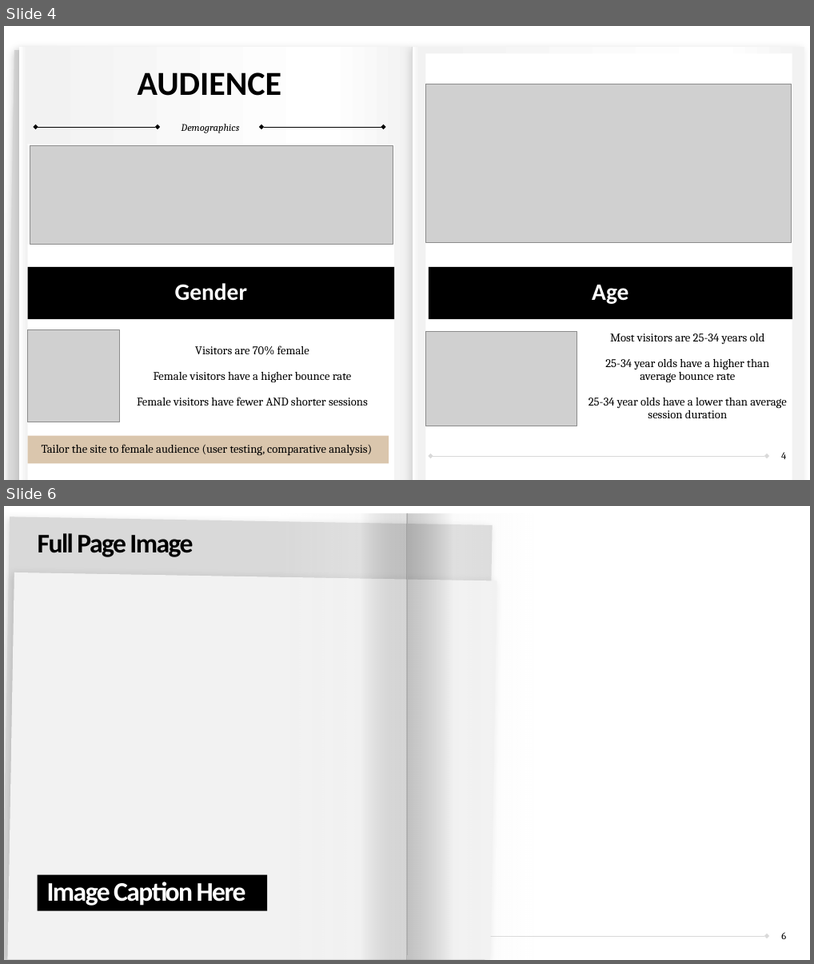
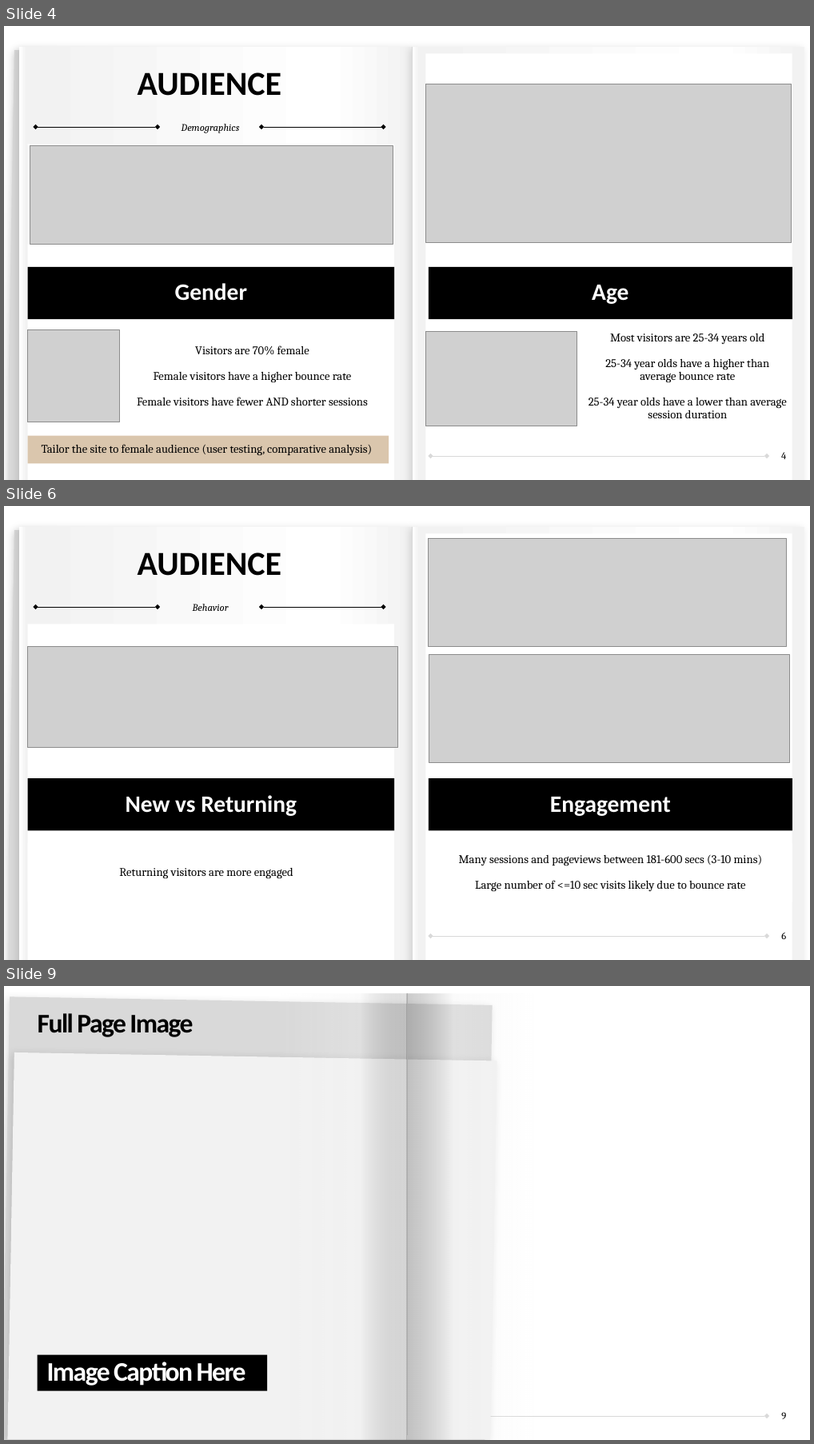
Before and after one commit to sibineejokela/Google_Analytics, a slide deck: Google_Analytics_ZJPhotography.pptx. Shown one above the other, each under a label of ours: slides 4 and 6 before the commit, slides 4, 6 and 9 after it; the slides between them are not shown. The pictures are 814x964 and 814x1444 pixels, drawn with LibreOffice and Linux fonts; fonts in the diff are those of the drawing; grey boxes stand for pictures. Boxes give left, top, right and bottom in pixels: in the first picture for what was removed or moved away, otherwise in the second. Text is boxed around its words. In the diff, an @@ line names an element or a change of style, - is before the commit and + after.

Commit message:
added first draft details for audience

```diff
--- a/Google_Analytics_ZJPhotography.pptx
+++ b/Google_Analytics_ZJPhotography.pptx
@@ slide 6 added at <box>4,506,810,960</box>, background #FFFFFF; not listed: 10 template elements that a slide beside it also shows @@
@@ freeform shape added at <box>7,530,498,960</box>, fill #D9D9D9, 18 pt, text #FFFFFF @@
+23
@@ text added at <box>138,552,282,576</box>, 40 pt, text #000000, bold @@
+AUDIENCE
@@ picture added at <box>429,539,787,646</box> @@
@@ text added at <box>193,604,229,611</box>, 12 pt, text #000000, italic @@
+Behavior
@@ picture added at <box>27,646,398,748</box> @@
@@ picture added at <box>430,654,790,763</box> @@
@@ text added at <box>27,778,394,830</box>, fill #000000, 28 pt, text #FFFFFF, bold @@
+New vs Returning
@@ text added at <box>429,778,793,830</box>, fill #000000, 28 pt, text #FFFFFF, bold @@
+Engagement
@@ text added at <box>459,854,763,892</box>, 14 pt, text #000000 @@
+Many sessions and pageviews between 181-600 secs (3-10 mins)
+Large number of <=10 sec visits likely due to bounce rate
@@ text added at <box>119,868,294,879</box>, 14 pt, text #000000 @@
+Returning visitors are more engaged
@@ page number added at <box>782,932,786,939</box>, 12 pt, text #000000 @@
+6
@@ what was slide 6 is now slide 9 @@
@@ page number at <box>782,1412,786,1419</box>: text changed @@
-6
+9
```
Also in this commit, not shown: 2 slides changed, 2 other slides added, 8 other files.
